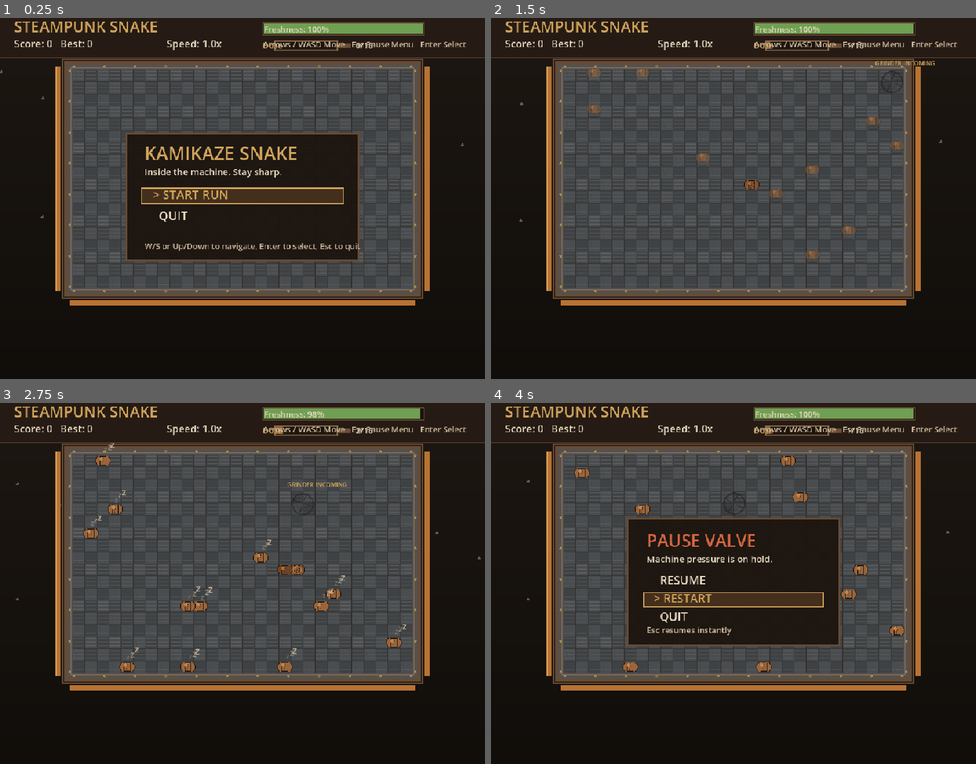
Above: before the commit, frames 1-4 (two rows, left to right).
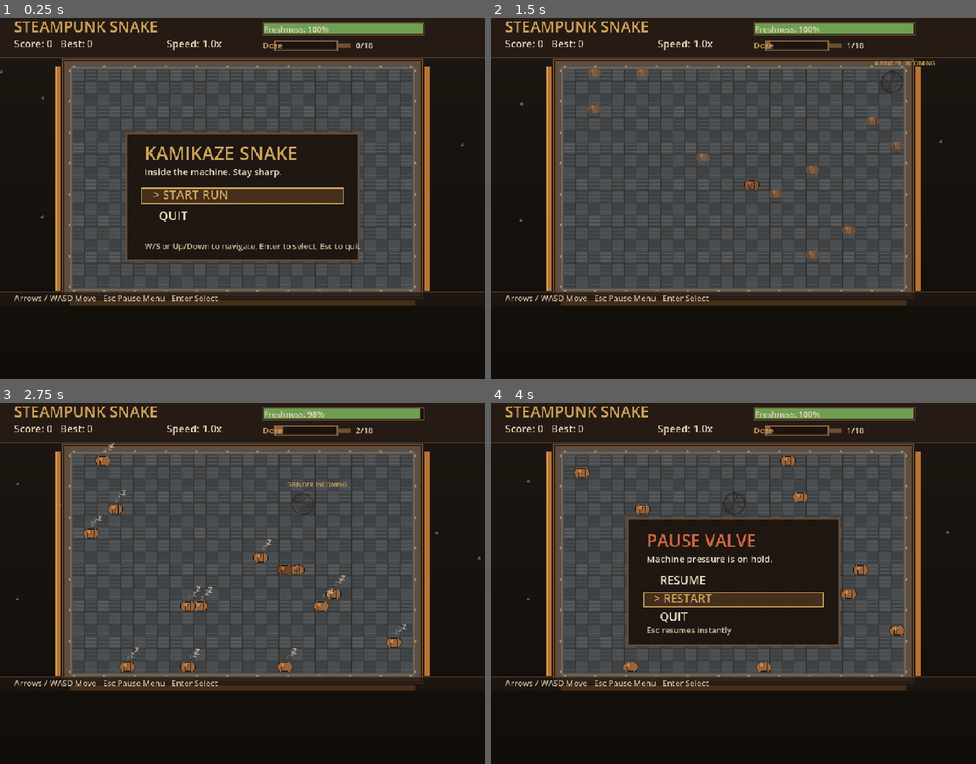
Above: after the commit, the same moments.

Repository: weitero/deja-brew
Game: Godot game, scene res://scenes/levels/snake_game.tscn
Same seed, same stepped clock (60 frames per second), same inputs: the game is played once before the commit and once after it.
Inputs:
- Up to frame 1 (0.25 s): no input
- Up to frame 2 (1.5 s): tap Enter at 0.5, 0.6 s; hold Right (ui_right) 0.53-1.28 s; tap Space at 0.77 s; hold Down (ui_down) from 1.28 s (still down); tap Keypad Enter at 1.35 s
- Up to frame 3 (2.75 s): tap Space at 1.52 s; release Down (ui_down) at 2.03 s; hold Right (ui_right) from 2.03 s (still down); tap Enter at 2.1 s
- Up to frame 4 (4 s): release Right (ui_right) at 2.78 s; hold Up (ui_up) 2.78-3.53 s; tap Keypad Enter at 2.85 s; tap Space at 3.02, 3.77 s; hold Left (ui_left) from 3.53 s (still down); tap Enter at 3.6 s

The runs differ from the first frame. In frame 1, 2.7% of the frame differs, in the area x 0-100%, y 6-80%; in frame 2, 2.7%; in frame 3, 2.7%; in frame 4, 2.7%.

Commit message:
feat: enhance HUD layout by adding footer and repositioning controls display

Diff:
--- a/scripts/systems/snake_game.gd
+++ b/scripts/systems/snake_game.gd
@@ -916,7 +916,11 @@
 	draw_portafilter_hud(Vector2(520.0, 44.0), dose_count, GRINDER_DOSE_CAP)
 
 	var controls := "Arrows / WASD Move   Esc Pause Menu   Enter Select"
-	draw_string(hud_font, Vector2(520, 64), controls, HORIZONTAL_ALIGNMENT_LEFT, -1, 16, Color("ccb99a"))
+	var footer_y := board_origin.y + board_size.y + 26.0
+	var footer_rect := Rect2(0.0, footer_y - 18.0, viewport_size.x, 28.0)
+	draw_rect(footer_rect, Color(0.12, 0.09, 0.07, 0.75), true)
+	draw_line(Vector2(0.0, footer_rect.position.y), Vector2(viewport_size.x, footer_rect.position.y), COLOR_PANEL_EDGE, 1.0)
+	draw_string(hud_font, Vector2(28.0, footer_y), controls, HORIZONTAL_ALIGNMENT_LEFT, -1, 16, Color("ccb99a"))
 
 	if game_state == GameState.START_MENU:
 		draw_start_menu()
